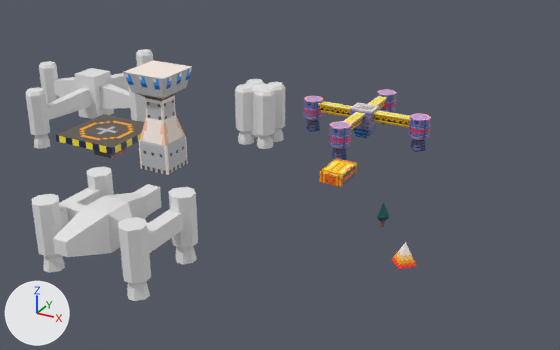
The Blender file random.blend: old version first, new version second.
Before and after are seen from a 50 mm lens placed at (25.1, -56.0, 27.0), pointed at (-6.3, 1.0, -1.5). Lighting does not change. The marker at lower left points along +X, +Y and +Z.
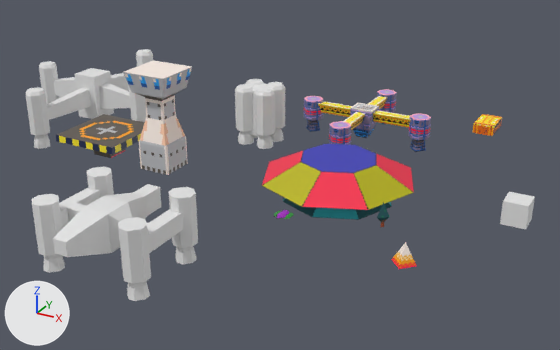
Edits to the scene script, one JSON object a line:
```json
{"op": "add", "block": "img_ufo", "code": ["img_ufo = load_image('ufo', 'ufo.png', 128, 128, 'sRGB')"]}
{"op": "add", "block": "img_ufo_fighter", "code": ["img_ufo_fighter = load_image('ufo_fighter', 'ufo_fighter.png', 32, 32, 'sRGB')"]}
{"op": "add", "block": "mat_ufo_mother", "code": ["mat_ufo_mother = principled_material('ufo_mother')", "mat_ufo_mother.texture = img_ufo"]}
{"op": "add", "block": "mat_ufo_fighter", "code": ["mat_ufo_fighter = principled_material('ufo_fighter')", "mat_ufo_fighter.texture = img_ufo_fighter"]}
{"op": "add", "block": "me_cylinder", "code": ["me_cylinder = bpy.data.meshes.new('Cylinder')", "me_cylinder.from_pydata(...)  # 32 vertices, 19 faces; spans x -6.83..6.83, y -6.83..6.83, z -1.62..1.86", "me_cylinder.materials.append(mat_ufo_mother)  # picture img_ufo"]}
{"op": "add", "block": "me_cube_015", "code": ["me_cube_015 = bpy.data.meshes.new('Cube.015')", "me_cube_015.from_pydata(...)  # 26 vertices, 30 faces; spans x -0.75..0.72, y -1.1..0.69, z -0.41..-0.1", "me_cube_015.materials.append(mat_ufo_fighter)  # picture img_ufo_fighter"]}
{"op": "set", "path": "ob_cube_021.location", "old": "(0.0, 0.0, 0.0)", "new": "(8.0, 18.0, 0.0)"}
{"op": "add", "block": "ob_cylinder", "code": ["ob_cylinder = bpy.data.objects.new('Cylinder', me_cylinder)", "ob_cylinder.location = (0.0, 0.0, 0.0)"]}
{"op": "add", "block": "ob_alein_mothership", "code": ["ob_alein_mothership = bpy.data.objects.new('alein_mothership', me_cube_005.copy())  # the mesh of ob_cube_004", "ob_alein_mothership.location = (15.0, 1.0, 0.0)"]}
{"op": "add", "block": "ob_aline_fighter", "code": ["ob_aline_fighter = bpy.data.objects.new('Aline_fighter', me_cube_015)", "ob_aline_fighter.location = (-1.0, -8.0, 0.0)"]}
```

Changed parts and their boxes (x1, y1, x2, y2) in the pictures (560 x 350 px):
```json
{"object": "Cylinder", "change": "added", "after": [262, 144, 414, 220]}
{"object": "Cube.021", "change": "moved", "before": [320, 158, 357, 187], "after": [473, 114, 502, 136]}
{"object": "alein_mothership", "change": "added", "after": [500, 192, 535, 230]}
{"object": "Aline_fighter", "change": "added", "after": [274, 210, 294, 219]}
```
